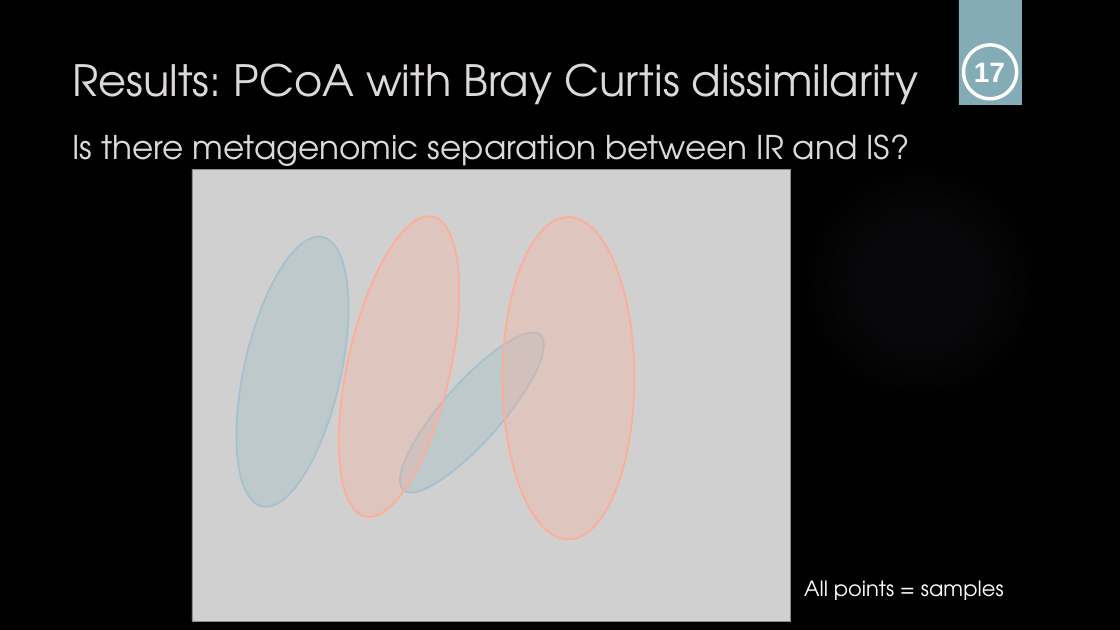
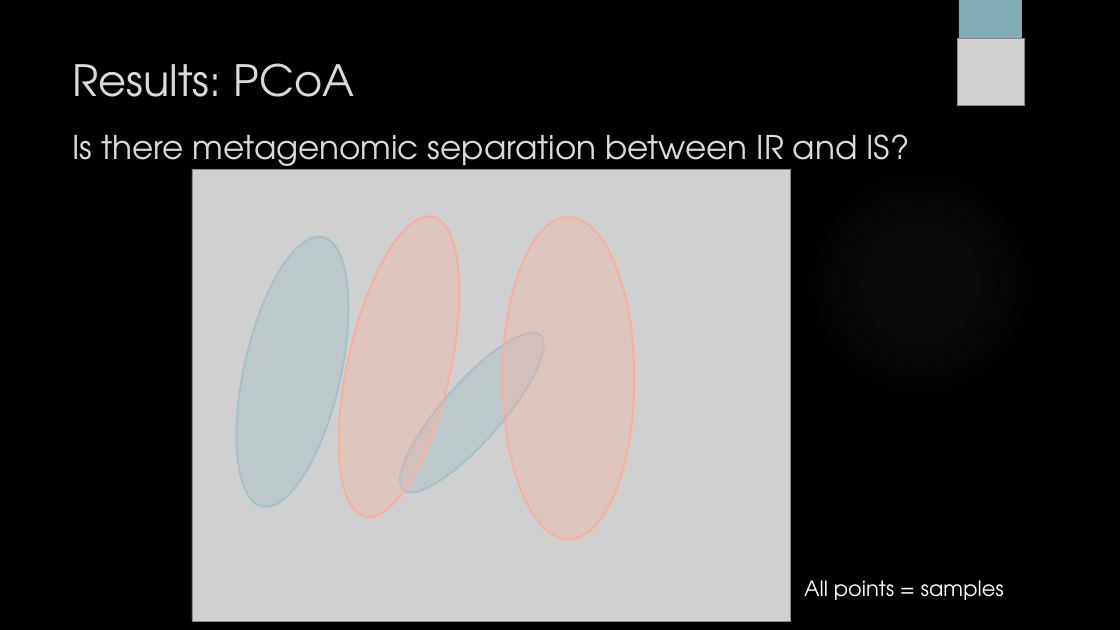
Before and after one commit to sabdeolive/Sabrina_BMS_Bachelor-Internship, a slide deck: slide 7 of Final Presentation.pptx. Drawn at 1120x630 pixels with LibreOffice and Linux fonts; fonts in the diff are those of the drawing; grey boxes stand for pictures; background and template pictures are left out. Boxes give left, top, right and bottom in pixels: in the first picture for what was removed or moved away, otherwise in the second. Text is boxed around its words. In the diff, an @@ line names an element or a change of style, - is before the commit and + after.

```diff
--- a/Final Presentation.pptx
+++ b/Final Presentation.pptx
@@ picture added at (x1=958, y1=39, x2=1025, y2=106) @@
@@ ellipse removed at (x1=964, y1=45, x2=1017, y2=98) @@
@@ title at (x1=72, y1=63, x2=910, y2=175): text changed @@
-Results: PCoA with Bray Curtis dissimilarity
-Is there metagenomic separation between IR and IS?
+Results: PCoA
+Is there metagenomic separation between IR and IS?
@@ text removed at (x1=974, y1=63, x2=1005, y2=82) @@
-17
```
Also in this commit, not shown: 20 other slides changed, 2 slides added, 1 slide removed.
